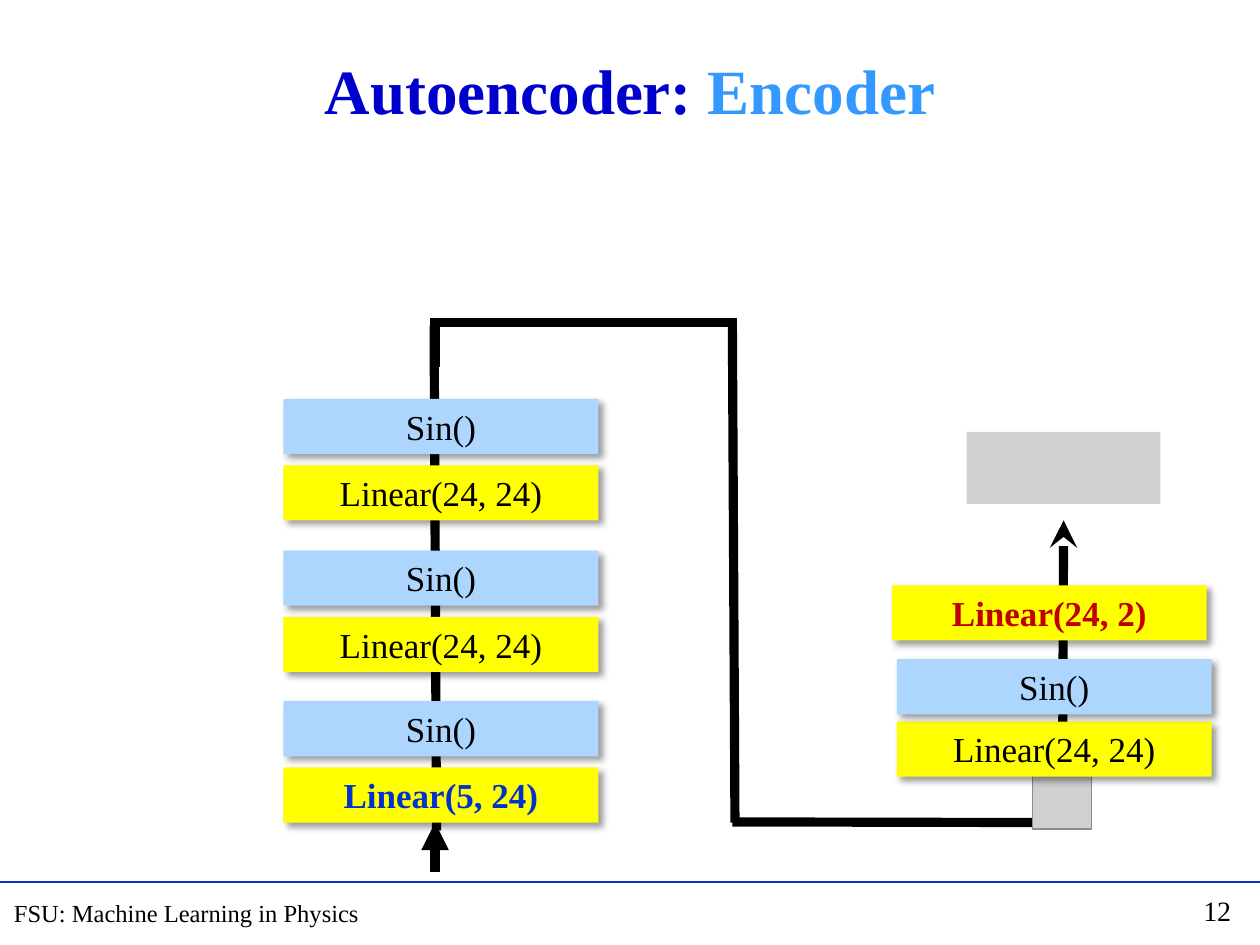
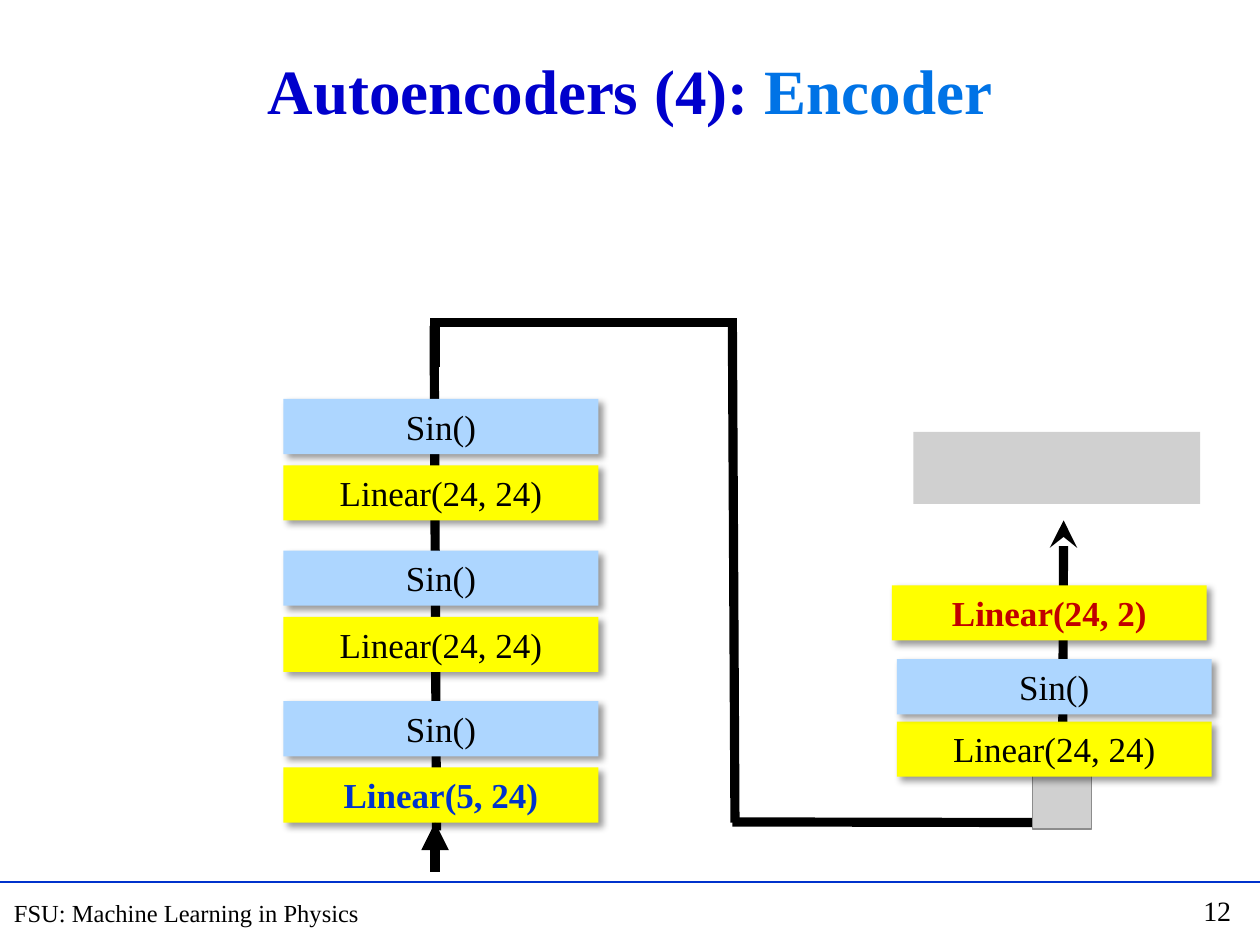
Before and after one commit to hbprosper/mlinphysics, a slide deck: slide 12 of Lectures/05.AE/Lecture_AE.pptx. Drawn at 1260x945 pixels with LibreOffice and Linux fonts; fonts in the diff are those of the drawing; grey boxes stand for pictures; background and template pictures are left out. Boxes give left, top, right and bottom in pixels: in the first picture for what was removed or moved away, otherwise in the second. Text is boxed around its words. In the diff, an @@ line names an element or a change of style, - is before the commit and + after.

```diff
--- a/Lectures/05.AE/Lecture_AE.pptx
+++ b/Lectures/05.AE/Lecture_AE.pptx
@@ title at [268, 70, 992, 126]: text changed @@
-Autoencoder: Encoder
+Autoencoders (4): Encoder
@@ picture: place and size @@
-picture at [966, 432, 1160, 504]
+picture at [914, 432, 1201, 504]
```
Also in this commit, not shown: 8 other slides changed, 8 slides added, 3 slides removed, 2 other files.
